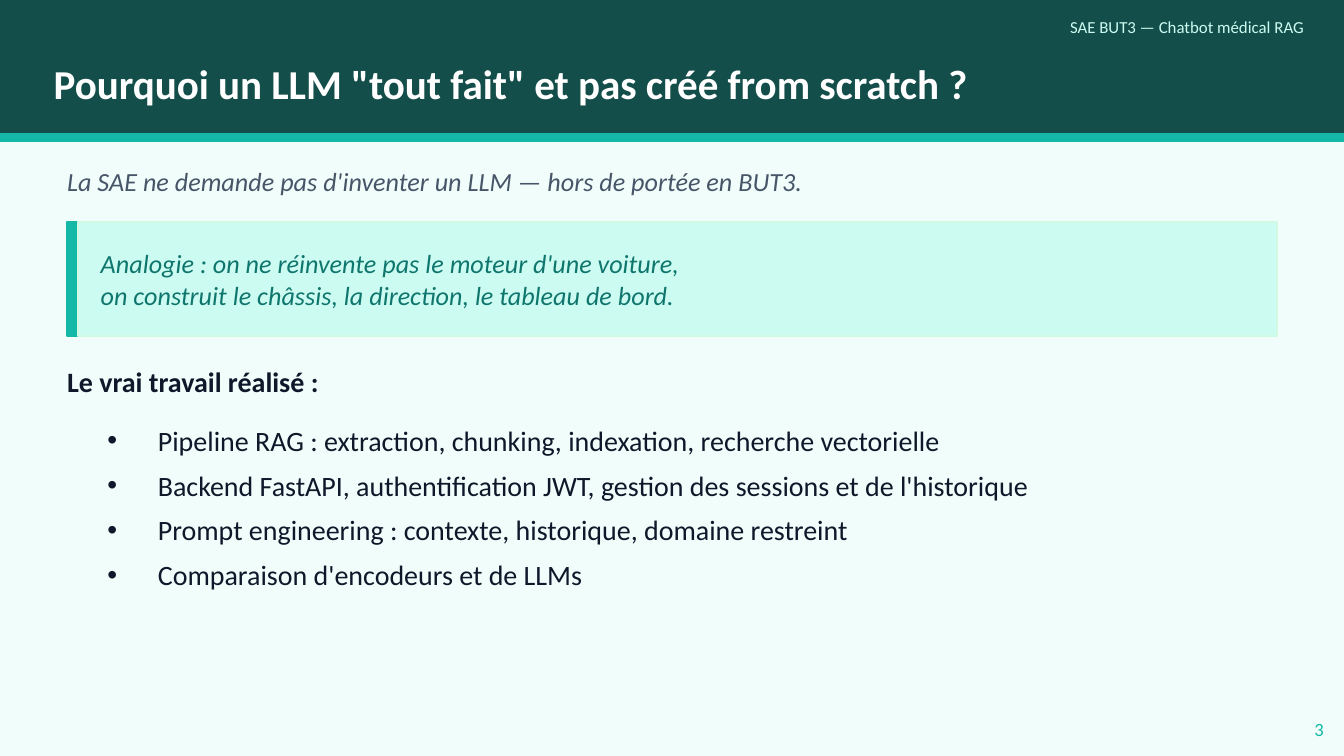
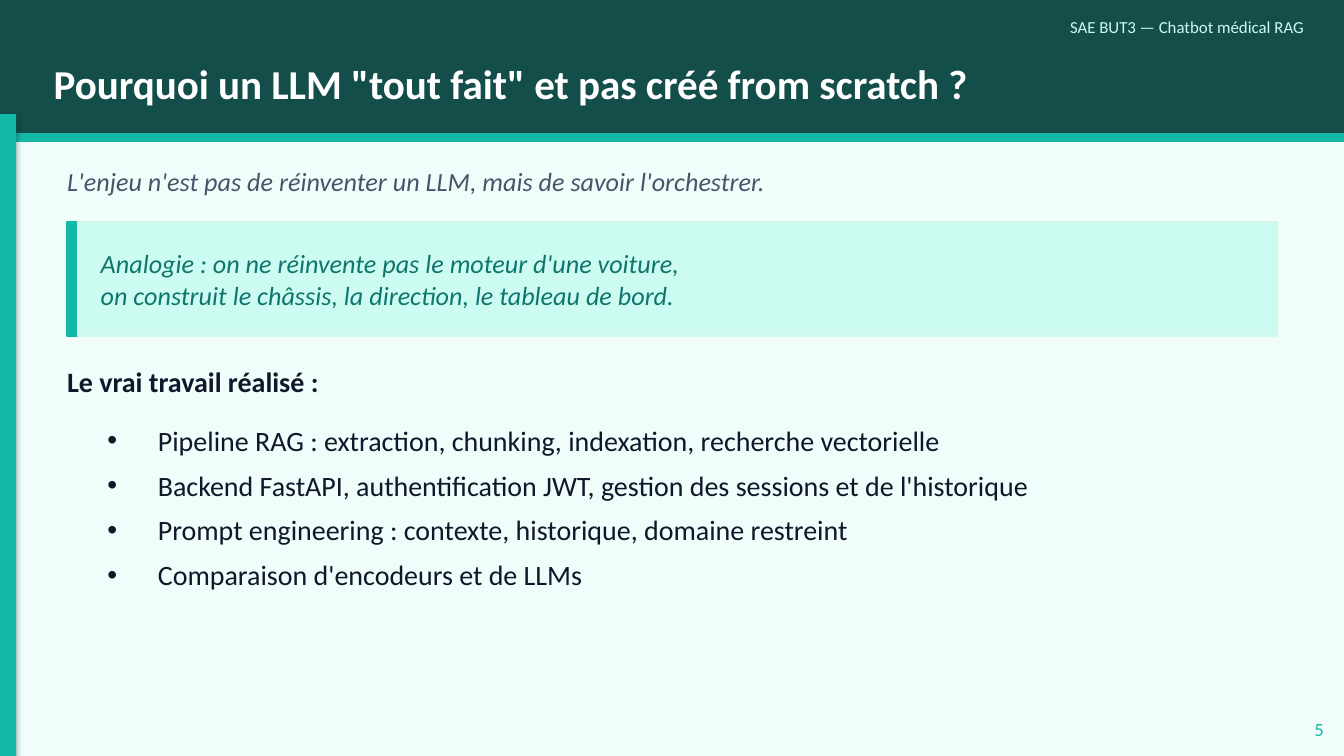
Before and after one commit to YousraWsites/-chatbot-medical-s6, a slide deck: slide 5 of docs/soutenance.pptx. Drawn at 1344x756 pixels with LibreOffice and Linux fonts; fonts in the diff are those of the drawing. Boxes give left, top, right and bottom in pixels: in the first picture for what was removed or moved away, otherwise in the second. Text is boxed around its words. In the diff, an @@ line names an element or a change of style, - is before the commit and + after.

Commit message:
slides: 3 fixes UX (barres par partie + sommaire aligné + wording adouci)
1) Sommaire (slide 2) reconstruit proprement :
   - 5 sections bien alignées en colonnes (numéro 30pt + titre + meta)
   - Section 05 'Conclusion & Questions' qui manquait avant
   - Numéros colorés par partie (teal/bleu/violet/amber/teal-clair)
   - Footer + numéro de page propre

2) Barres verticales colorées par partie sur chaque slide de contenu :
   - Position fixée : sous le header (pas pleine hauteur qui collidait
     avec le header teal foncé et la rendait invisible)
   - Largeur 0.12 inch, hauteur 6.55 inch
   - Couleurs cohérentes avec les slides séparatrices PARTIE :
       * Grace (slides 4-7)   : teal-500 #14b8a6
       * Yousra (slides 9-13) : blue-600 #2563eb
       * Imane (slides 15-18) : violet-600 #7c3aed
       * Yannis (slides 20-26): amber-500 #f59e0b
   Permet de voir instantanément à quelle partie appartient chaque slide.

3) Adouci wording slide 'Pourquoi un LLM tout fait' :
   "La SAE ne demande pas d'inventer un LLM — hors de portée en BUT3."
   → "L'enjeu n'est pas de réinventer un LLM, mais de savoir l'orchestrer."
   Le prof sait très bien ce qu'il a demandé, pas besoin de le rappeler
   de cette façon.

Bonus : numéros de page footer renumérotés selon la position réelle
(après ajout du sommaire, tout était décalé de +1).

```diff
--- a/docs/soutenance.pptx
+++ b/docs/soutenance.pptx
@@ rectangle added at (x1=0, y1=114, x2=16, y2=756), fill #14B8A6 @@
@@ text at (x1=67, y1=173, x2=764, y2=196): text changed @@
-La SAE ne demande pas d'inventer un LLM — hors de portée en BUT3.
+L'enjeu n'est pas de réinventer un LLM, mais de savoir l'orchestrer.
@@ text at (x1=1314, y1=724, x2=1323, y2=736): text changed @@
-3
+5
```
Also in this commit, not shown: 21 other slides changed, 1 other file.
